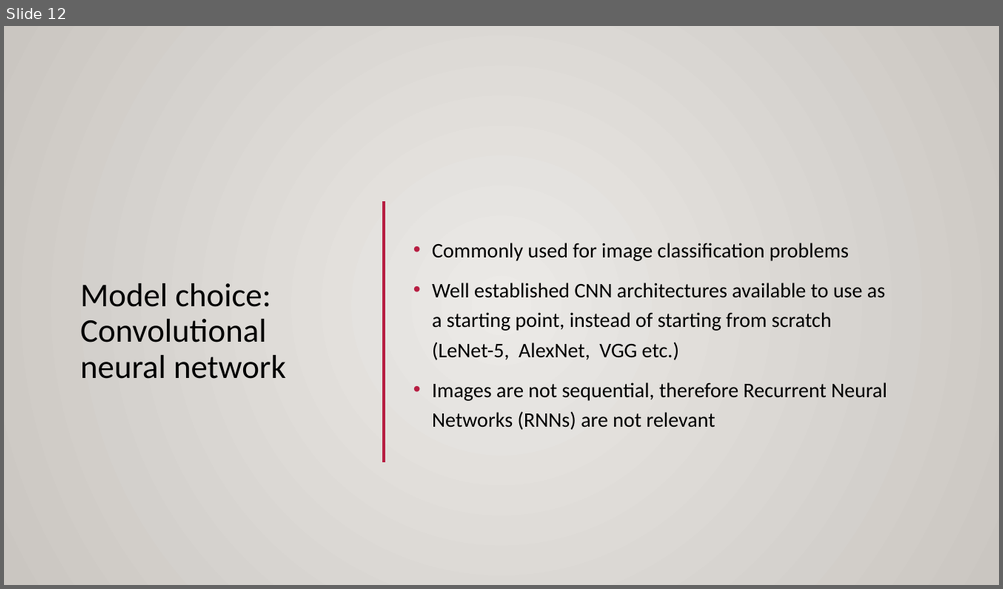
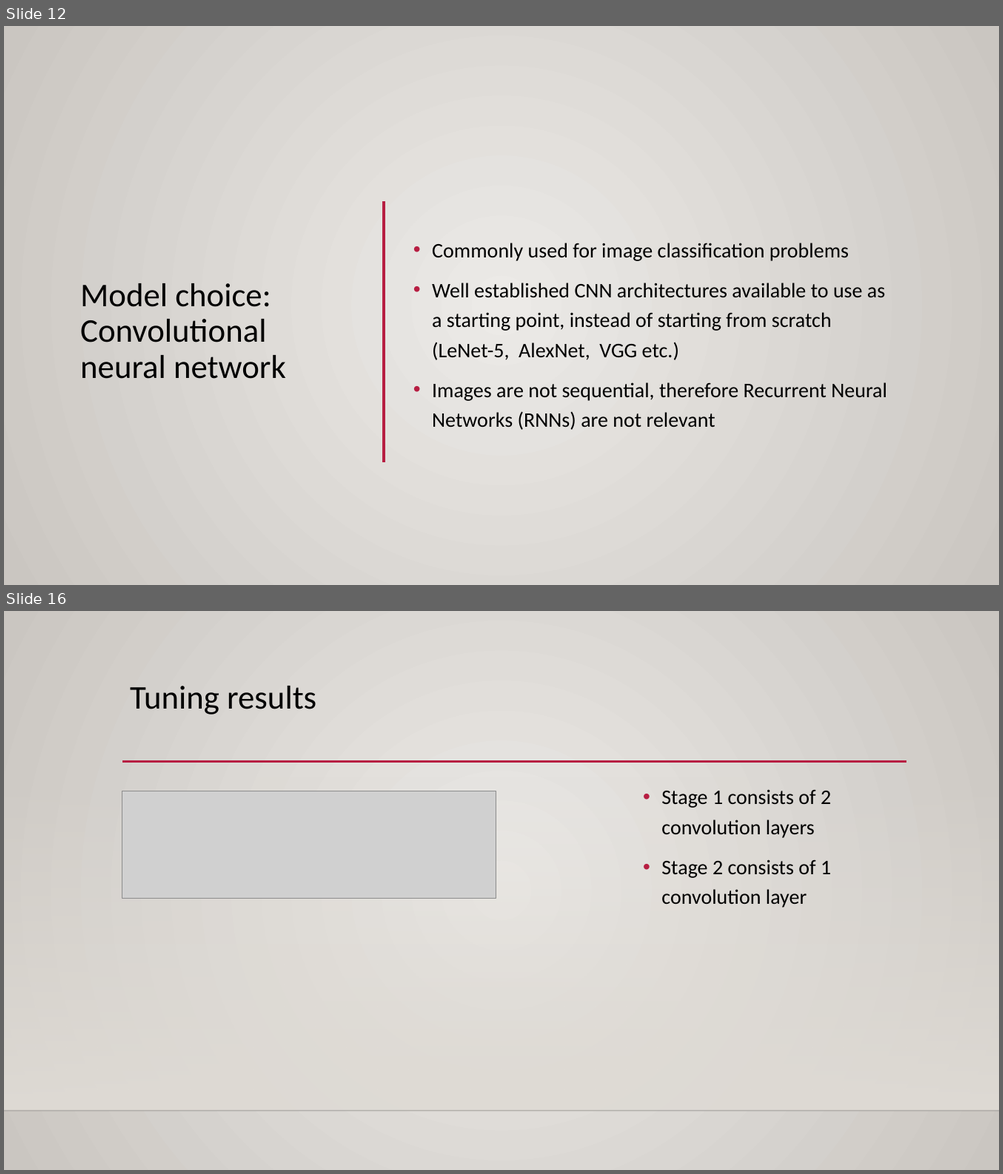
Before and after one commit to Kesterchia/Classifying-Chest-X-Rays, a slide deck: Identifying Covid-19 patients from Chest X-Rays.pptx. Shown one above the other, each under a label of ours: slide 12 before the commit, slides 12 and 16 after it; the slides between them are not shown. The pictures are 1003x589 and 1003x1174 pixels, drawn with LibreOffice and Linux fonts; fonts in the diff are those of the drawing; grey boxes stand for pictures; background and template pictures are left out. Boxes give left, top, right and bottom in pixels: in the first picture for what was removed or moved away, otherwise in the second. Text is boxed around its words. In the diff, an @@ line names an element or a change of style, - is before the commit and + after.

```diff
--- a/Identifying Covid-19 patients from Chest X-Rays.pptx
+++ b/Identifying Covid-19 patients from Chest X-Rays.pptx
@@ slide 16 added at (4,611,999,1170), background gradient #ECEAE7 to #CAC7C1; not listed: 3 template elements that a slide beside it also shows @@
@@ title added at (130,686,316,715), 32 pt, text #000000 @@
+Tuning results
@@ picture added at (122,792,496,899) @@
@@ text added at (661,789,831,908), 20 pt, text #000000 @@
+• Stage 1 consists of 2 convolution layers
+• Stage 2 consists of 1 convolution layer
```
Also in this commit, not shown: 7 slides changed, 3 other slides added, 2 slides removed, 1 other file.
